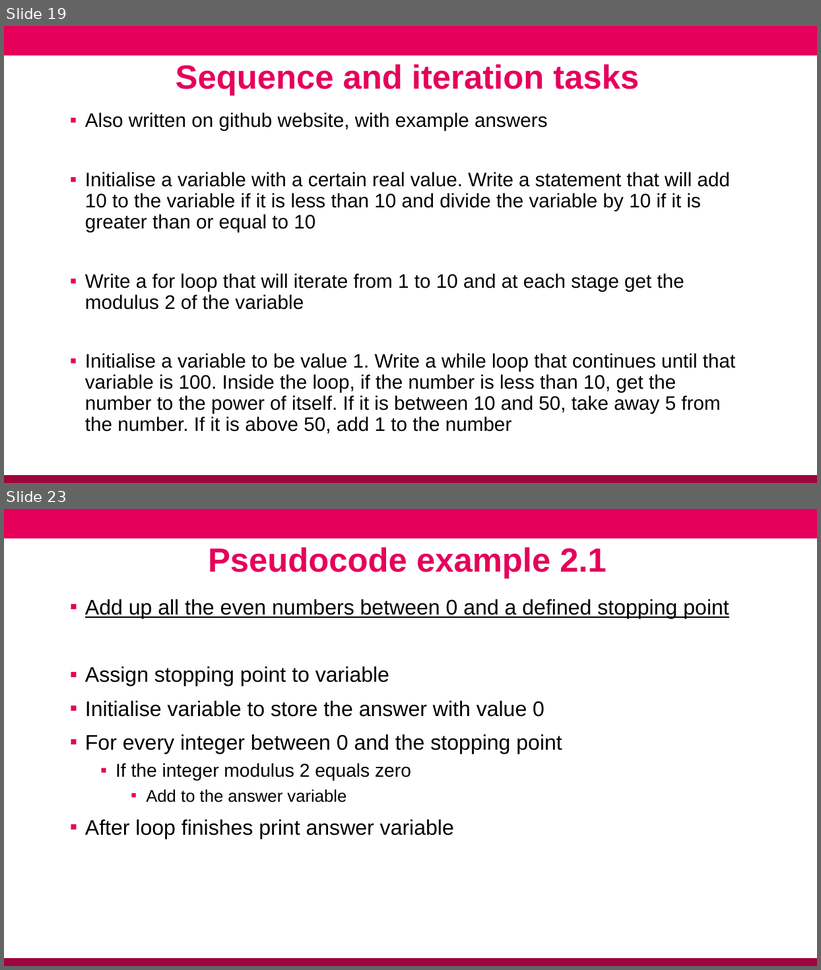
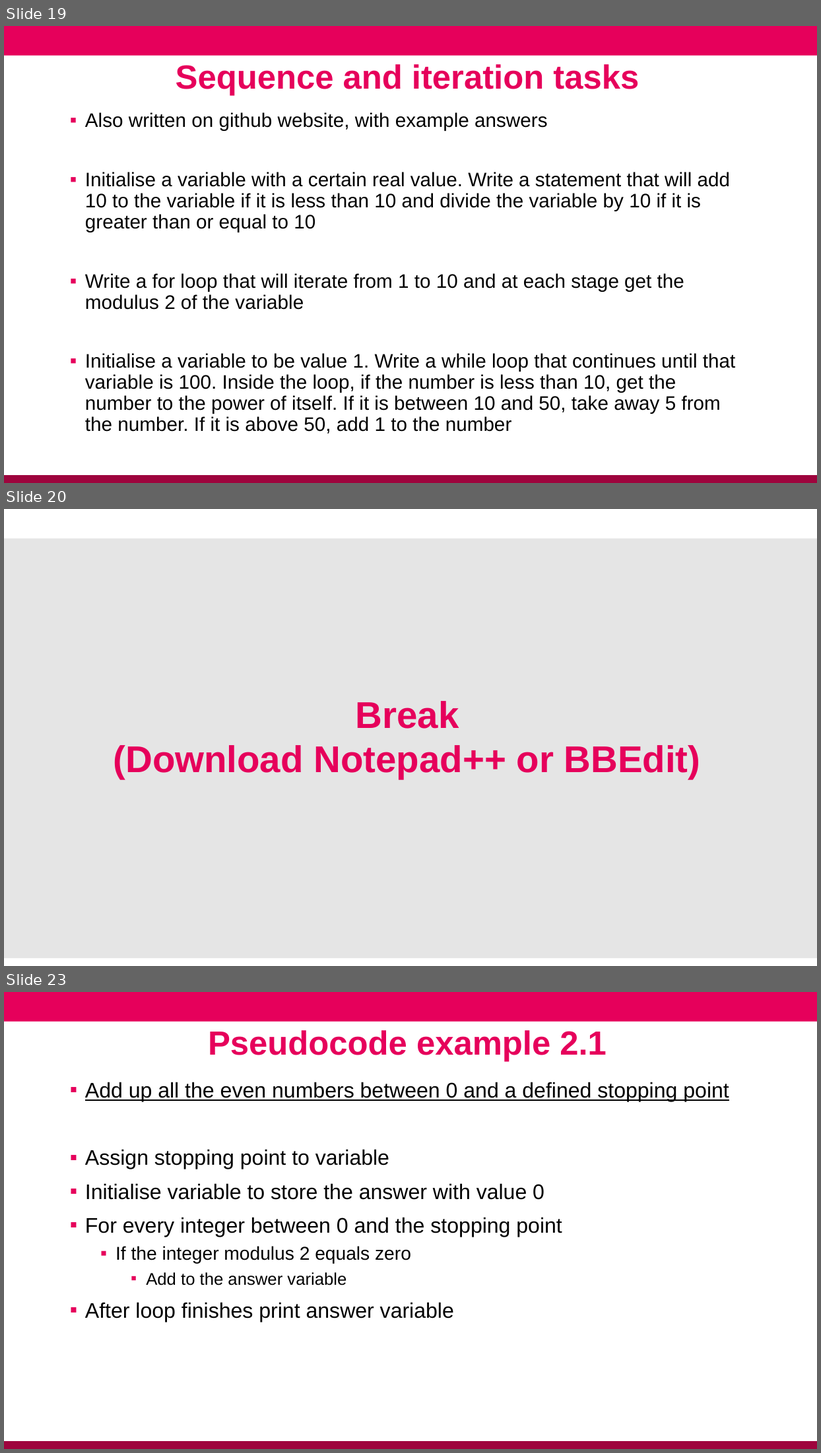
Before and after one commit to conmeehan/conmeehan.github.io, a slide deck: PathogenDataCourse/SlideSets/ConceptsInComputerProgramming.pptx. Shown one above the other, each under a label of ours: slides 19 and 23 before the commit, slides 19, 20 and 23 after it; the slides between them are not shown. The pictures are 821x970 and 821x1453 pixels, drawn with LibreOffice and Linux fonts; fonts in the diff are those of the drawing; background and template pictures are left out. Boxes give left, top, right and bottom in pixels: in the first picture for what was removed or moved away, otherwise in the second. Text is boxed around its words. In the diff, an @@ line names an element or a change of style, - is before the commit and + after.

```diff
--- a/PathogenDataCourse/SlideSets/ConceptsInComputerProgramming.pptx
+++ b/PathogenDataCourse/SlideSets/ConceptsInComputerProgramming.pptx
@@ slide 20 added at [4, 509, 817, 966], background #FFFFFF @@
@@ rectangle added at [4, 538, 817, 958], fill #E5E5E5 @@
@@ title added at [114, 701, 701, 780], 44 pt, text #E6005B, bold @@
+Break
+(Download Notepad++ or BBEdit)
```
Also in this commit, not shown: 4 slides changed, 1 slide removed, 3 other files.
